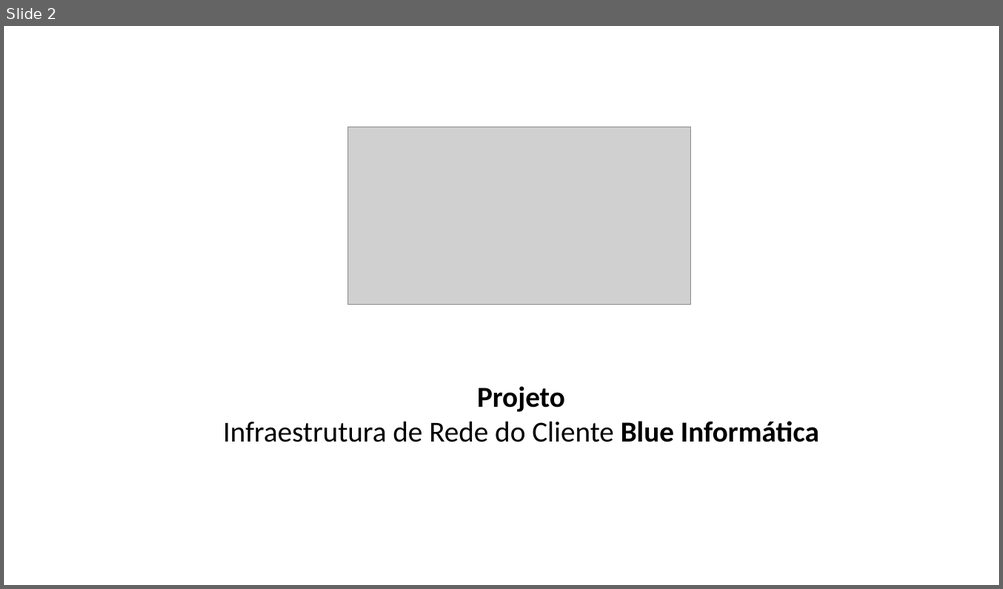
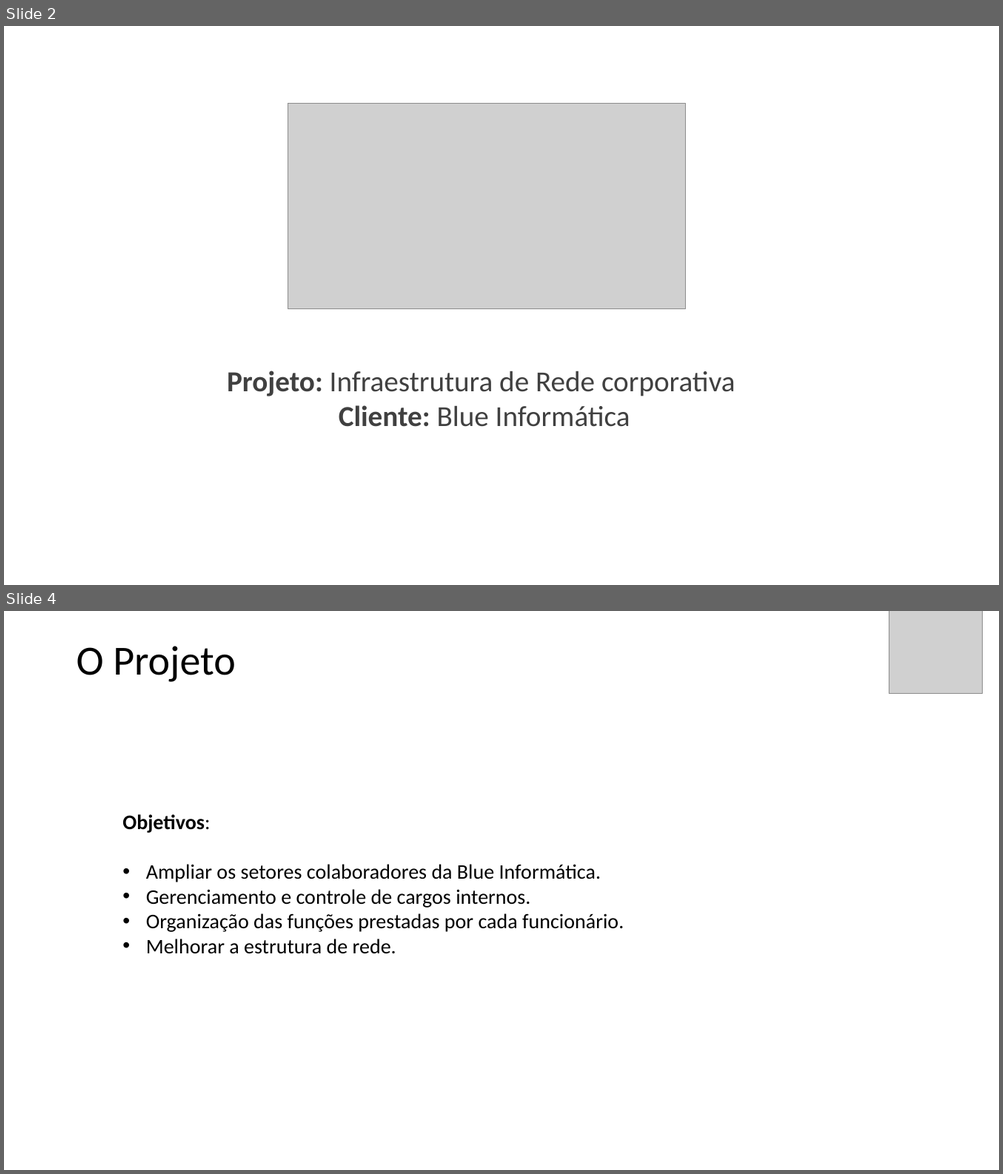
Before and after one commit to YuriSeugirdor/PIM4-GRUPO-C2, a slide deck: DOCUMENTACOES/SLIDE-PIM4.pptx. Shown one above the other, each under a label of ours: slide 2 before the commit, slides 2 and 4 after it; the slides between them are not shown. The pictures are 1003x589 and 1003x1174 pixels, drawn with LibreOffice and Linux fonts; fonts in the diff are those of the drawing; grey boxes stand for pictures. Boxes give left, top, right and bottom in pixels: in the first picture for what was removed or moved away, otherwise in the second. Text is boxed around its words. In the diff, an @@ line names an element or a change of style, - is before the commit and + after.

```diff
--- a/DOCUMENTACOES/SLIDE-PIM4.pptx
+++ b/DOCUMENTACOES/SLIDE-PIM4.pptx
@@ slide 4 added at (x1=4, y1=611, x2=999, y2=1170), background #FFFFFF @@
@@ picture added at (x1=889, y1=611, x2=982, y2=694) @@
@@ text added at (x1=77, y1=646, x2=236, y2=682), 40 pt, text #000000 @@
+O Projeto
@@ text added at (x1=122, y1=815, x2=623, y2=954), 20 pt, text #000000 @@
+Objetivos:
+• Ampliar os setores colaboradores da Blue Informática.
+• Gerenciamento e controle de cargos internos.
+• Organização das funções prestadas por cada funcionário.
+• Melhorar a estrutura de rede.
@@ slide 2 changed as well @@
@@ picture resized from (x1=348, y1=127, x2=691, y2=305) to (x1=288, y1=104, x2=686, y2=309) @@
@@ text at (x1=227, y1=371, x2=735, y2=427): text changed; text colour #000000 to #404040 @@
-Projeto
-Infraestrutura de Rede do Cliente Blue Informática
+Projeto: Infraestrutura de Rede corporativa
+Cliente: Blue Informática
```
Also in this commit, not shown: 1 other slide changed, 10 other slides added, 19 other files.
